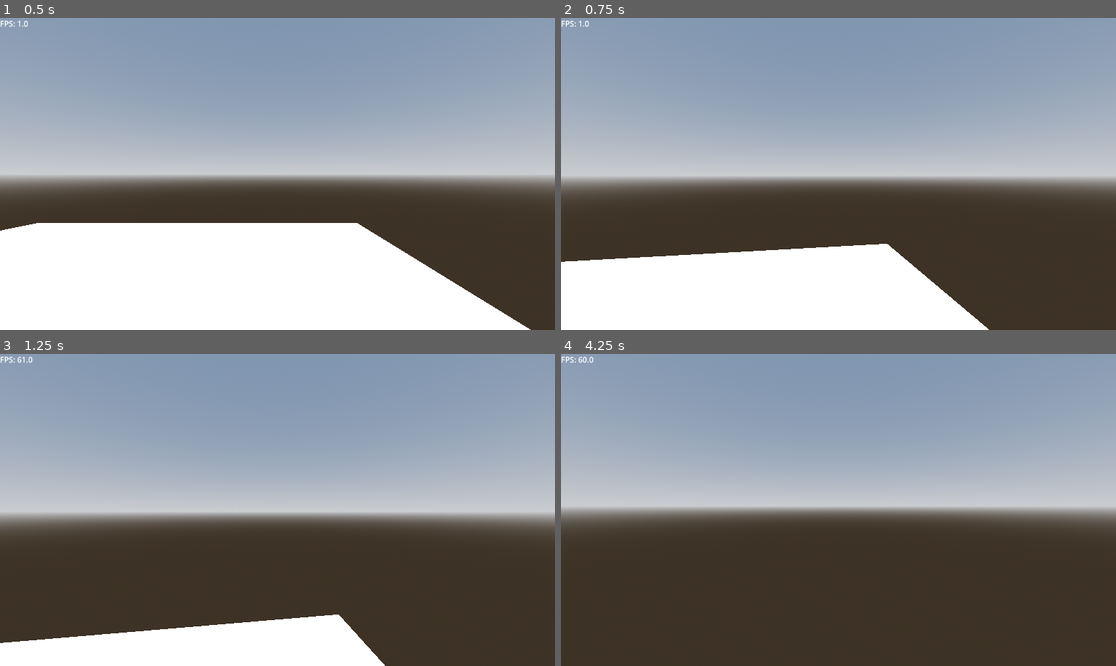
Above: before the commit, frames 1-4 (two rows, left to right).
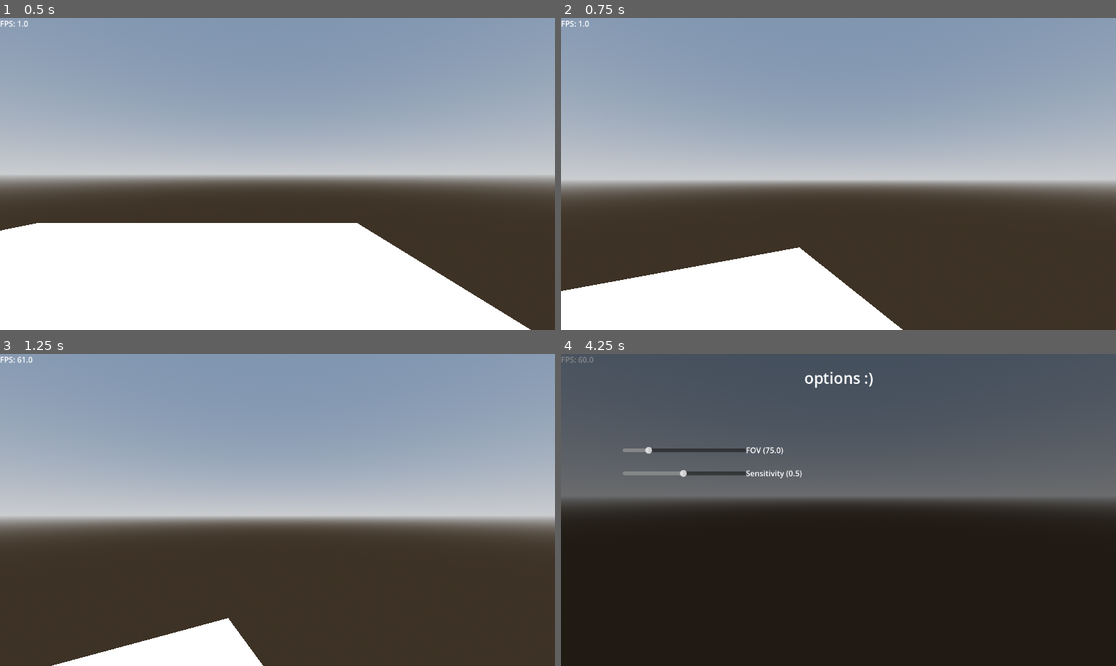
Above: after the commit, the same moments.

Repository: remidu64/GODSE
Game: Godot game, scene res://scenes/State-PlayState.tscn
Two runs of this game, one before a commit and one after it. Both use one fixed random seed, a clock stepped at 60 frames per second and the inputs below. This scene is started directly instead of the project's main scene.
Inputs (mouse positions are in pixels of both pictures, inside the frame that each line leads up to):
- Up to frame 1 (0.5 s): no input
- Up to frame 2 (0.75 s): tap Enter at 0.5 s; move the mouse to (866, 174) at 0.52 s; hold W (forward) from 0.53 s (still down); tap Space (jump) at 0.6 s
- Up to frame 3 (1.25 s): keep holding W (forward); tap Space (jump) at 0.77, 1.07 s
- Up to frame 4 (4.25 s): keep holding W (forward); move the mouse to (810, 510) at 1.27 s; tap \ (disableShadows) at 1.35, 2.85 s; tap Space (jump) at 1.52, 1.55, 1.82, 2.1, 2.75, 3.02, 3.05, 3.32, 3.6, 3.77, 4.07 s; move the mouse to (849, 503) at 2.02 s; move the mouse to (832, 516) at 2.77 s; tap Enter at 3.5 s; move the mouse to (877, 513) at 3.52 s; tap Escape (pause) at 4.15 s

Frame 1 is identical in both runs. In frame 2, 9.7% of the frame differs, in the area x 0-100%, y 51-100%; in frame 3, 8.6%; in frame 4, 100%, in the area x 0-100%, y 0-100%.

Commit message:
sensitivity and fov options

Diff:
--- /dev/null
+++ b/autoload/Autoload-Options.gd
@@ -0,0 +1,22 @@
+extends Node
+
+# to let the other nodes know that the options have changed
+signal changed()
+
+var sensitivity = 0.5
+var fov = 75
+
+func get_option(str:String):
+	match str:
+		"FOV":
+			return fov
+		"Sensitivity":
+			return sensitivity
+
+func set_option(str:String, value):
+	match str:
+		"FOV":
+			fov = int(value)
+		"Sensitivity":
+			sensitivity = float(value)
+	changed.emit()
--- a/project.godot
+++ b/project.godot
@@ -19,6 +19,7 @@
 
 GameInfo="*res://autoload/Autoload-GameInfo.gd"
 Global="*res://autoload/Autoload-Global.tscn"
+Options="*res://autoload/Autoload-Options.gd"
 
 [input]
 
--- a/scenes/entities/Entity-Player.tscn
+++ b/scenes/entities/Entity-Player.tscn
@@ -1,6 +1,7 @@
-[gd_scene load_steps=4 format=3 uid="uid://2t0235x02uih"]
+[gd_scene load_steps=5 format=3 uid="uid://2t0235x02uih"]
 
 [ext_resource type="Script" uid="uid://bmfga3wqtkk6i" path="res://scripts/entities/Entity-Player.gd" id="1_g13of"]
+[ext_resource type="PackedScene" uid="uid://2wdygwbi2mlj" path="res://scenes/substates/SubState-OptionsMenu.tscn" id="2_v1vfl"]
 
 [sub_resource type="CapsuleMesh" id="CapsuleMesh_2m2ha"]
 
@@ -23,3 +24,8 @@
 
 [node name="Camera" type="Camera3D" parent="Head"]
 current = true
+
+[node name="OptionsHud" type="CanvasLayer" parent="."]
+visible = false
+
+[node name="OptionsMenu" parent="OptionsHud" instance=ExtResource("2_v1vfl")]
--- /dev/null
+++ b/scenes/optionsshit/OptionsMenu-Slider.tscn
@@ -0,0 +1,16 @@
+[gd_scene load_steps=2 format=3 uid="uid://j416ksyocb8y"]
+
+[ext_resource type="Script" uid="uid://bwnp7vft1tmo5" path="res://scripts/optionsshit/OptionsMenu-Slider.gd" id="1_87heu"]
+
+[node name="OptionsMenu-Slider" type="HSlider"]
+offset_right = 256.0
+offset_bottom = 16.0
+script = ExtResource("1_87heu")
+
+[node name="Label" type="Label" parent="."]
+layout_mode = 0
+offset_left = 256.0
+offset_top = -4.0
+offset_right = 568.0
+offset_bottom = 20.0
+text = "Text"
--- /dev/null
+++ b/scenes/substates/SubState-OptionsMenu.tscn
@@ -0,0 +1,60 @@
+[gd_scene load_steps=3 format=3 uid="uid://2wdygwbi2mlj"]
+
+[ext_resource type="Script" uid="uid://cfvs8rjqs5hgp" path="res://scripts/substates/SubState-OptionsMenu.gd" id="1_1axyh"]
+[ext_resource type="PackedScene" uid="uid://j416ksyocb8y" path="res://scenes/optionsshit/OptionsMenu-Slider.tscn" id="2_1m7gb"]
+
+[node name="OptionsMenu" type="Control"]
+layout_mode = 3
+anchors_preset = 15
+anchor_right = 1.0
+anchor_bottom = 1.0
+grow_horizontal = 2
+grow_vertical = 2
+script = ExtResource("1_1axyh")
+
+[node name="ColorRect" type="ColorRect" parent="."]
+layout_mode = 0
+offset_right = 1152.0
+offset_bottom = 648.0
+color = Color(0, 0, 0, 0.47451)
+
+[node name="OptionsLabel" type="Label" parent="."]
+layout_mode = 1
+anchors_preset = 5
+anchor_left = 0.5
+anchor_right = 0.5
+offset_left = -71.5
+offset_top = 27.0
+offset_right = 71.5
+offset_bottom = 72.0
+grow_horizontal = 2
+theme_override_font_sizes/font_size = 32
+text = "options :)"
+
+[node name="ActualOptions" type="Control" parent="."]
+anchors_preset = 0
+offset_right = 1152.0
+offset_bottom = 648.0
+
+[node name="FOV" parent="ActualOptions" instance=ExtResource("2_1m7gb")]
+layout_mode = 0
+offset_left = 128.0
+offset_top = 192.0
+offset_right = 384.0
+offset_bottom = 208.0
+min_value = 50.0
+max_value = 180.0
+value = 75.0
+Property = "FOV"
+
+[node name="Sensitivity" parent="ActualOptions" instance=ExtResource("2_1m7gb")]
+layout_mode = 0
+offset_left = 128.0
+offset_top = 240.0
+offset_right = 384.0
+offset_bottom = 256.0
+min_value = 0.01
+max_value = 1.0
+step = 0.01
+value = 0.5
+Property = "Sensitivity"
--- a/scripts/entities/Entity-Player.gd
+++ b/scripts/entities/Entity-Player.gd
@@ -3,43 +3,69 @@
 @onready var head: Node3D = $Head
 @onready var camera: Camera3D = $Head/Camera
 
-const SENSITIVITY = 0.0025
+@onready var optionsHud: CanvasLayer = $OptionsHud
+@onready var optionsMenu: Control = $OptionsHud/OptionsMenu
+
+var inOptions = false
+
 const SPEED = 2.5
 const JUMP_VELOCITY = 4.5
 
+const SUB_STATE_OPTIONS_MENU = preload("res://scenes/substates/SubState-OptionsMenu.tscn")
+# built in godot functions
+
 func _ready():
 	Input.set_mouse_mode(Input.MOUSE_MODE_CAPTURED)
+	Options.changed.connect(reload_options)
 
 func _unhandled_input(event: InputEvent) -> void:
 	if event is InputEventMouseMotion:
-		head.rotate_y(-event.relative.x * SENSITIVITY)
-		camera.rotate_x(-event.relative.y * SENSITIVITY)
+		head.rotate_y(deg_to_rad(-event.relative.x * Options.sensitivity))
+		camera.rotate_x(deg_to_rad(-event.relative.y * Options.sensitivity))
 		camera.rotation.x = clamp(camera.rotation.x, deg_to_rad(-40), deg_to_rad(60))
 
 func _physics_process(delta: float) -> void:
 	if Input.is_action_just_pressed("pause"):
-		if Input.mouse_mode == Input.MOUSE_MODE_CAPTURED:
+		if !inOptions:
 			Input.set_mouse_mode(Input.MOUSE_MODE_VISIBLE)
+			optionsHud.visible = true
+			inOptions = true
 		else:
 			Input.set_mouse_mode(Input.MOUSE_MODE_CAPTURED)
+			optionsHud.visible = false
+			optionsMenu.exit_menu()
+			reload_options()
+			inOptions = false
 
 	# Add the gravity.
 	if not is_on_floor():
 		velocity += get_gravity() * delta
 
-	# Handle jump.
-	if Input.is_action_just_pressed("jump") and is_on_floor():
-		velocity.y = JUMP_VELOCITY
+	if check_if_can_move():
+		# Handle jump.
+		if Input.is_action_just_pressed("jump") and is_on_floor():
+			velocity.y = JUMP_VELOCITY
 
-	# Get the input direction and handle the movement/deceleration.
-	# As good practice, you should replace UI actions with custom gameplay actions.
-	var input_dir := Input.get_vector("left", "right", "forward", "backwards")
-	var direction := (head.transform.basis * Vector3(input_dir.x, 0, input_dir.y)).normalized()
-	if direction:
-		velocity.x = direction.x * SPEED
-		velocity.z = direction.z * SPEED
-	else:
-		velocity.x = move_toward(velocity.x, 0, SPEED)
-		velocity.z = move_toward(velocity.z, 0, SPEED)
+		# Get the input direction and handle the movement/deceleration.
+		# As good practice, you should replace UI actions with custom gameplay actions.
+		var input_dir := Input.get_vector("left", "right", "forward", "backwards")
+		var direction := (head.transform.basis * Vector3(input_dir.x, 0, input_dir.y)).normalized()
+		if direction:
+			velocity.x = direction.x * SPEED
+			velocity.z = direction.z * SPEED
+		else:
+			velocity.x = move_toward(velocity.x, 0, SPEED)
+			velocity.z = move_toward(velocity.z, 0, SPEED)
 
 	move_and_slide()
+
+# custom functions
+
+func check_if_can_move():
+	if inOptions:
+		return false
+
+	return true
+
+func reload_options():
+	camera.fov = Options.get_option("FOV")
--- /dev/null
+++ b/scripts/optionsshit/OptionsMenu-Slider.gd
@@ -0,0 +1,10 @@
+extends HSlider
+
+## the property, accepts "Sensitivity" and "FOV"
+@export var Property:String
+
+func _process(delta: float) -> void:
+	$Label.text = "%s (%s)" % [Property, value] # fancy
+
+func save_option():
+	Options.set_option(Property, value)
--- /dev/null
+++ b/scripts/substates/SubState-OptionsMenu.gd
@@ -0,0 +1,12 @@
+extends Control
+
+@onready var actualOptions: Control = $ActualOptions
+
+@export var inGame:bool = false
+
+func exit_menu():
+	for i in actualOptions.get_children():
+		i.save_option()
+
+	if !inGame:
+		pass # will change all this when we have a main menu and shit like that ykyk
Not shown, added: autoload/Autoload-Options.gd.uid
Not shown, added: scripts/optionsshit/OptionsMenu-Slider.gd.uid
Not shown, added: scripts/substates/SubState-OptionsMenu.gd.uid
